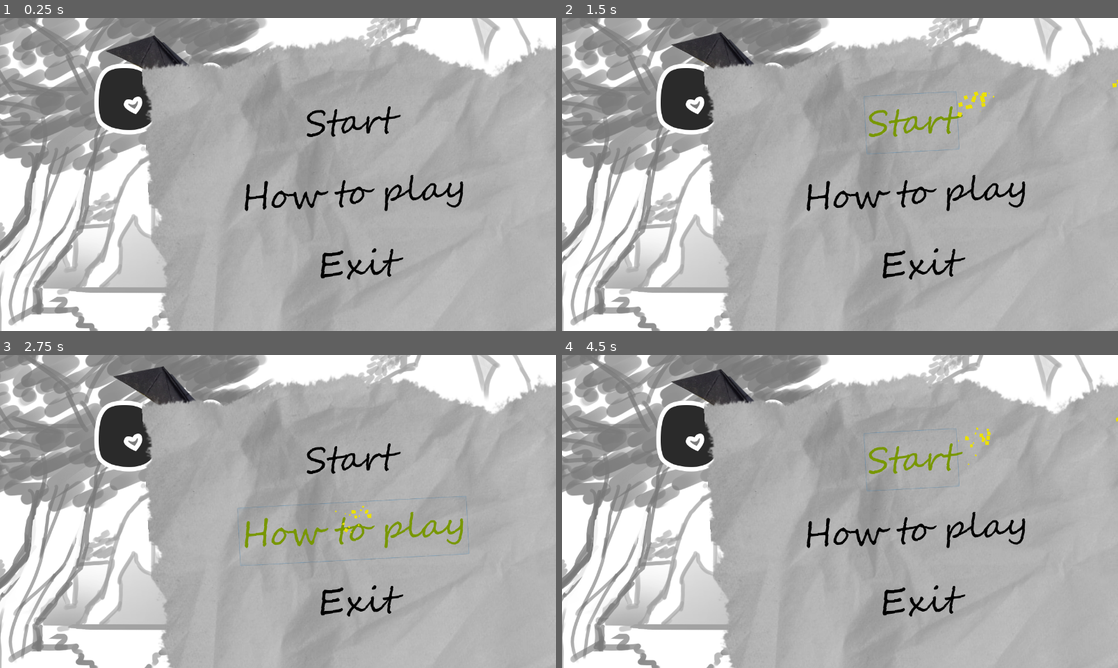
Above: before the commit, frames 1-4 (two rows, left to right).
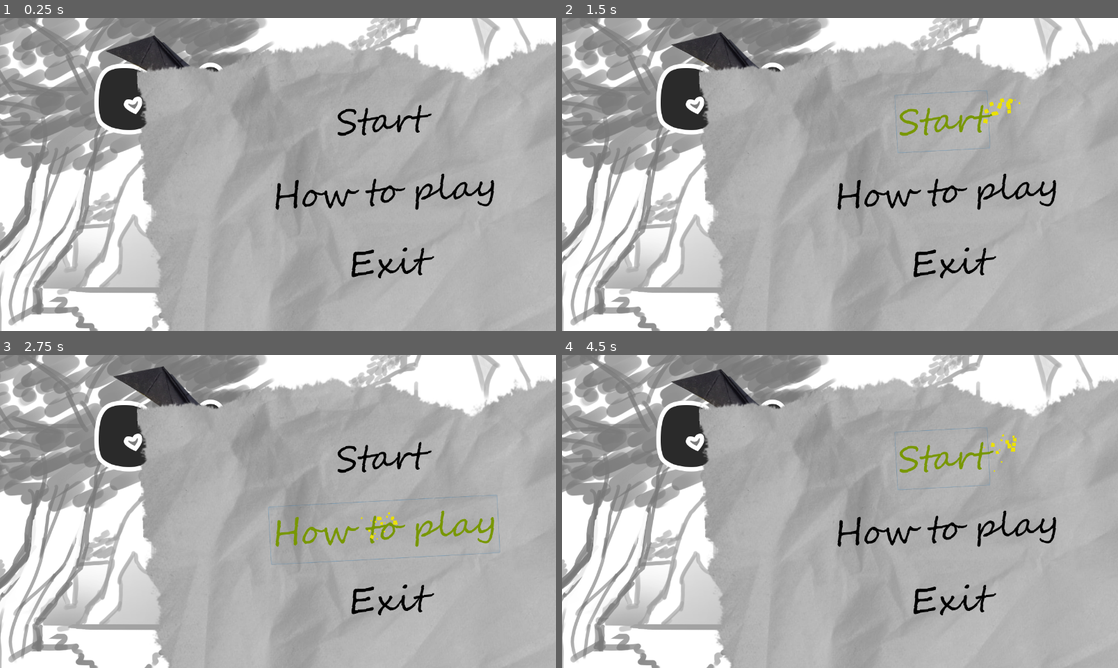
Above: after the commit, the same moments.

Repository: clement-or/OpenJam2020
Game: Godot game, scene res://scenes/Menu.tscn
Two runs of this game, one before a commit and one after it. Both use one fixed random seed, a clock stepped at 60 frames per second and the inputs below. This scene is started directly instead of the project's main scene.
Inputs (mouse positions are in pixels of both pictures, inside the frame that each line leads up to):
- Up to frame 1 (0.25 s): no input
- Up to frame 2 (1.5 s): click "Start" at 0.5 s; click "Start" at 1.25 s
- Up to frame 3 (2.75 s): click "How to play" at 2 s
- Up to frame 4 (4.5 s): move the mouse to (962, 495) at 2.77 s; hold Right (ui_right) 2.78-4.28 s; tap Up (ui_up) at 3.02, 3.77 s; move the mouse to (728, 527) at 3.52 s; move the mouse to (895, 442) at 4.27 s; hold Left (ui_left) from 4.28 s (still down)

The runs differ from the first frame. In frame 1, 5.2% of the frame differs, in the area x 24-100%, y 6-100%; in frame 2, 5.6%; in frame 3, 5.5%; in frame 4, 5.5%.

Commit message:
unfinished_tweaking

Diff:
--- a/scenes/Menu.tscn
+++ b/scenes/Menu.tscn
@@ -4,8 +4,8 @@
 [ext_resource path="res://resources/sprites/landscape/middleground.png" type="Texture" id=2]
 [ext_resource path="res://resources/fonts/PONY - MLP 2 - Version Definitiva 6 - Kustren.ttf" type="DynamicFontData" id=3]
 [ext_resource path="res://resources/sprites/bee.png" type="Texture" id=4]
-[ext_resource path="res://scripts/Menu.gd" type="Script" id=5]
-[ext_resource path="res://resources/sprites/placeholders/menuPage.png" type="Texture" id=6]
+[ext_resource path="res://resources/sprites/placeholders/menuPage.png" type="Texture" id=5]
+[ext_resource path="res://scripts/Menu.gd" type="Script" id=6]
 [ext_resource path="res://resources/fonts/segoesc.ttf" type="DynamicFontData" id=7]
 
 [sub_resource type="DynamicFont" id=2]
@@ -108,45 +108,37 @@
 margin_top = -674.343
 margin_right = 626.417
 margin_bottom = -361.343
-rect_rotation = 9.66994
+rect_rotation = 9.73316
 rect_pivot_offset = Vector2( 257.318, 178.668 )
 texture = ExtResource( 4 )
+expand = true
+stretch_mode = 6
 
 [node name="AnimationPlayer" type="AnimationPlayer" parent="CanvasLayer/TextureRect"]
 autoplay = "Idle"
 anims/Idle = SubResource( 1 )
 
-[node name="Menu" type="Control" parent="CanvasLayer"]
+[node name="Menu" type="TextureRect" parent="CanvasLayer"]
 anchor_left = 1.0
 anchor_top = 1.0
 anchor_right = 1.0
 anchor_bottom = 1.0
-margin_left = -919.0
-margin_top = -743.0
-margin_right = 190.0
-margin_bottom = 9.0
+margin_left = -929.815
+margin_top = -721.37
+margin_right = 179.185
+margin_bottom = 30.6302
 rect_rotation = -3.0
 rect_pivot_offset = Vector2( 1068.34, 768.166 )
-script = ExtResource( 5 )
-
-[node name="Panel" type="TextureRect" parent="CanvasLayer/Menu"]
-anchor_right = 1.0
-anchor_bottom = 1.0
-margin_right = 55.0
-margin_bottom = 60.9999
-texture = ExtResource( 6 )
+texture = ExtResource( 5 )
 expand = true
 stretch_mode = 6
+script = ExtResource( 6 )
 
 [node name="VBoxContainer" type="VBoxContainer" parent="CanvasLayer/Menu"]
-anchor_left = 0.5
-anchor_top = 0.5
-anchor_right = 0.5
-anchor_bottom = 0.5
-margin_left = -387.123
-margin_top = -211.026
-margin_right = 180.877
-margin_bottom = 250.974
+margin_left = 250.0
+margin_top = 145.0
+margin_right = 858.0
+margin_bottom = 607.0
 custom_constants/separation = 30
 alignment = 1
 
@@ -238,7 +230,7 @@
 
 [node name="ParticuleLeft" type="Particles2D" parent="CanvasLayer/Menu"]
 visible = false
-rotation = 3.14159
+rotation = -3.14159
 amount = 20
 process_material = SubResource( 5 )
 
